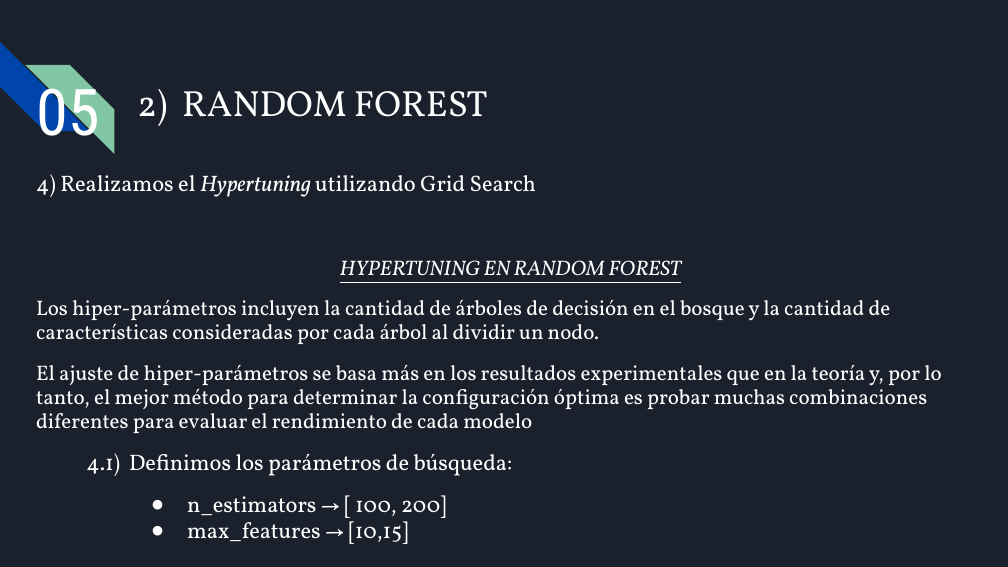
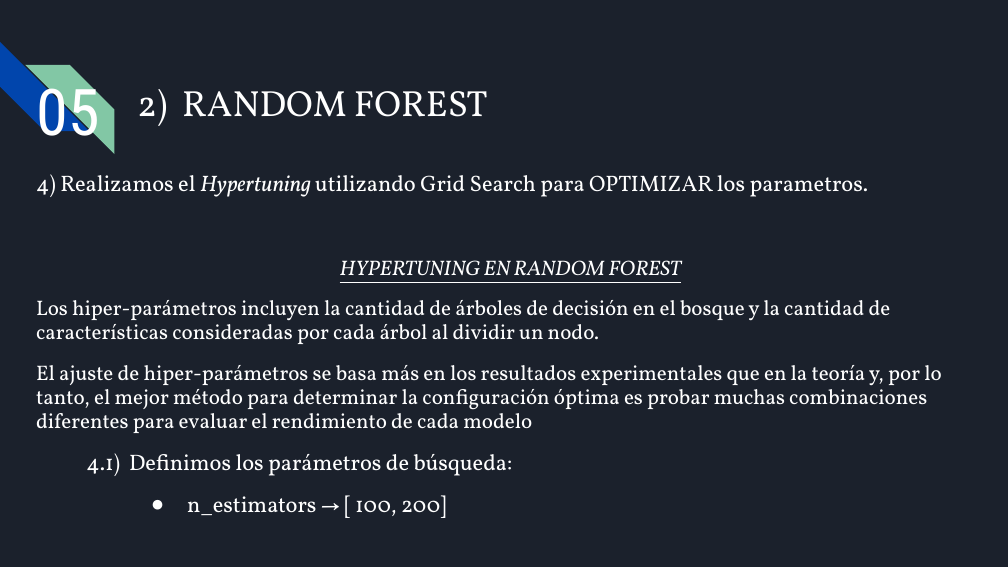
Before and after one commit to Alejo3107/PROYECTO_CH_DS, a slide deck: slide 29 of Presentación ejecutiva.pptx. Drawn at 1008x567 pixels with LibreOffice and Linux fonts; fonts in the diff are those of the drawing; background and template pictures are left out. Boxes give left, top, right and bottom in pixels: in the first picture for what was removed or moved away, otherwise in the second. Text is boxed around its words. In the diff, an @@ line names an element or a change of style, - is before the commit and + after.

```diff
--- a/Presentación ejecutiva.pptx
+++ b/Presentación ejecutiva.pptx
@@ text at bbox=[36, 174, 869, 197]: text changed @@
-4) Realizamos el Hypertuning utilizando Grid Search
+4) Realizamos el Hypertuning utilizando Grid Search para OPTIMIZAR los parametros.
@@ text at bbox=[187, 517, 408, 544]: paragraph removed @@
-● max_features → [10,15]
```
Also in this commit, not shown: 3 other slides changed, 1 slide added.
